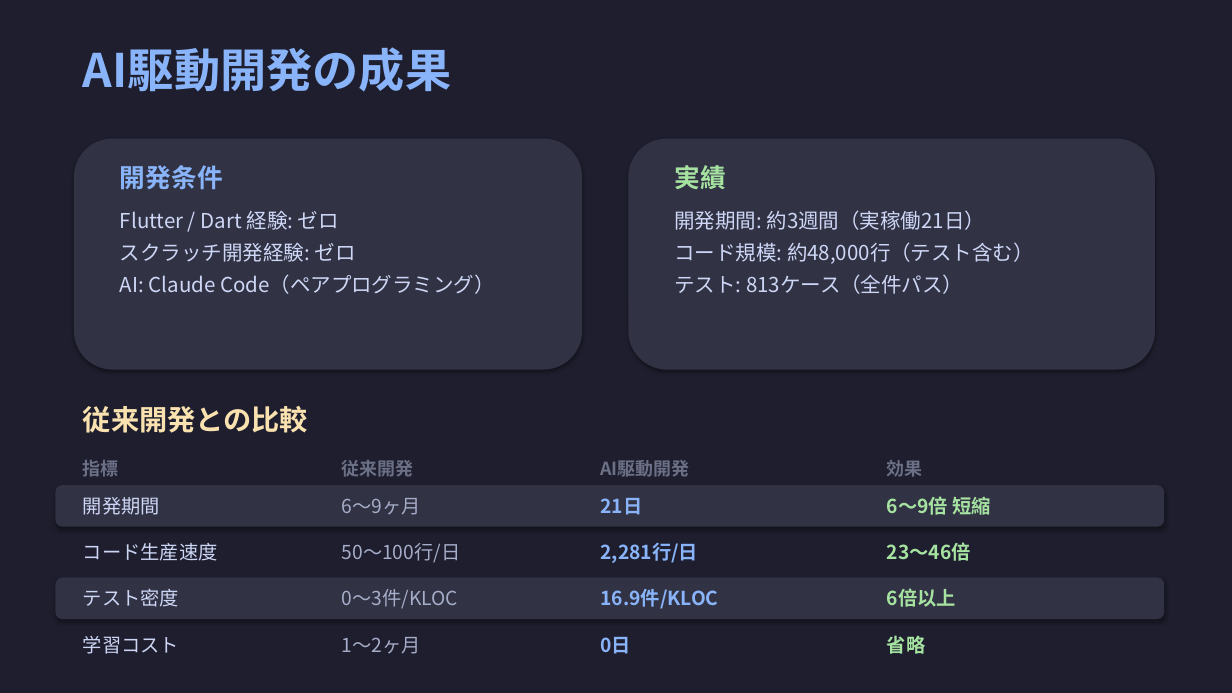
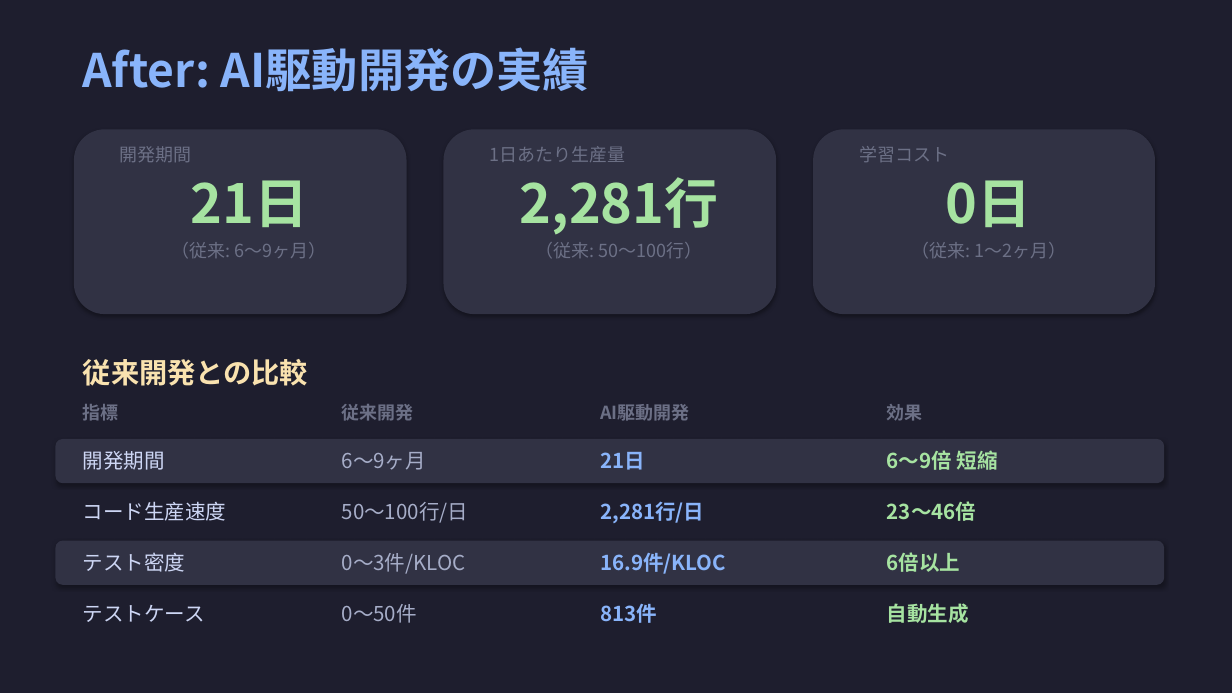
Before and after one commit to teppei19980914/YumeHashi, a slide deck: slide 4 of docs/LT_ユメログ.pptx (slide 6 before the commit). Drawn at 1232x693 pixels with LibreOffice and Linux fonts; fonts in the diff are those of the drawing. Boxes give left, top, right and bottom in pixels: in the first picture for what was removed or moved away, otherwise in the second. Text is boxed around its words. In the diff, an @@ line names an element or a change of style, - is before the commit and + after.

```diff
--- a/docs/LT_ユメログ.pptx
+++ b/docs/LT_ユメログ.pptx
@@ text removed at [83, 47, 451, 92] @@
-AI駆動開発の成果
@@ text added at [83, 47, 589, 92], 36 pt, text #89B4FA, bold @@
+After: AI駆動開発の実績
@@ rounded rectangle: place and size @@
-rounded rectangle at [74, 139, 582, 370]
+rounded rectangle at [74, 129, 407, 314]
@@ text added at [120, 146, 327, 258], 14 pt, text #6C7086 @@
+開発期間
+21日
+（従来: 6〜9ヶ月）
@@ rounded rectangle added at [444, 129, 776, 314], fill #313244 @@
@@ text added at [490, 146, 719, 258], 14 pt, text #6C7086 @@
+1日あたり生産量
+2,281行
+（従来: 50〜100行）
@@ rounded rectangle: place and size @@
-rounded rectangle at [628, 139, 1155, 370]
+rounded rectangle at [813, 129, 1155, 314]
@@ text added at [859, 146, 1066, 258], 14 pt, text #6C7086 @@
+学習コスト
+0日
+（従来: 1〜2ヶ月）
@@ text removed at [120, 165, 495, 294] @@
-開発条件
-Flutter / Dart 経験: ゼロ
-スクラッチ開発経験: ゼロ
-AI: Claude Code（ペアプログラミング）
@@ text removed at [674, 165, 1034, 294] @@
-実績
-開発期間: 約3週間（実稼働21日）
-コード規模: 約48,000行（テスト含む）
-テスト: 813ケース（全件パス）
@@ text "従来開発との比較": place and size @@
-text "従来開発との比較" at [83, 406, 308, 433]
+text "従来開発との比較" at [83, 359, 308, 386]
@@ 3 texts: place and size @@
-3 texts at [83, 460, 689, 477]
+3 texts at [83, 404, 689, 421]
@@ text "効果": place and size @@
-text "効果" at [887, 460, 923, 477]
+text "効果" at [887, 404, 923, 421]
@@ 4 texts, 1 rounded rectangle: place and size @@
-4 texts, 1 rounded rectangle at [55, 485, 1165, 527]
+4 texts, 1 rounded rectangle at [55, 439, 1165, 483]
@@ size 15 to 16 pt in 12 elements at [342, 553, 466, 574], [600, 553, 726, 574], [887, 552, 961, 572], [83, 552, 185, 572], [83, 501, 226, 521], [342, 502, 468, 523], [600, 501, 704, 523], [887, 501, 976, 521], [83, 451, 165, 470], [342, 452, 426, 470], [600, 452, 645, 470], [887, 450, 998, 470] @@
@@ 4 texts: place and size @@
-4 texts at [83, 542, 971, 563]
+4 texts at [83, 501, 976, 523]
@@ 4 texts, 1 rounded rectangle: place and size @@
-4 texts, 1 rounded rectangle at [55, 578, 1165, 619]
+4 texts, 1 rounded rectangle at [55, 541, 1165, 585]
@@ text at [83, 605, 205, 622]: text changed; size 15 to 16 pt @@
-学習コスト
+テストケース
@@ text at [342, 604, 417, 623]: text changed; size 15 to 16 pt @@
-1〜2ヶ月
+0〜50件
@@ text added at [600, 604, 657, 623], 16 pt, text #89B4FA, bold @@
+813件
@@ text added at [887, 603, 969, 623], 16 pt, text #A6E3A1, bold @@
+自動生成
@@ text removed at [600, 637, 631, 654] @@
-0日
@@ text removed at [887, 635, 925, 654] @@
-省略
```
Also in this commit, not shown: 1 other slide changed, 8 slides added, 6 slides removed, 21 other files.
